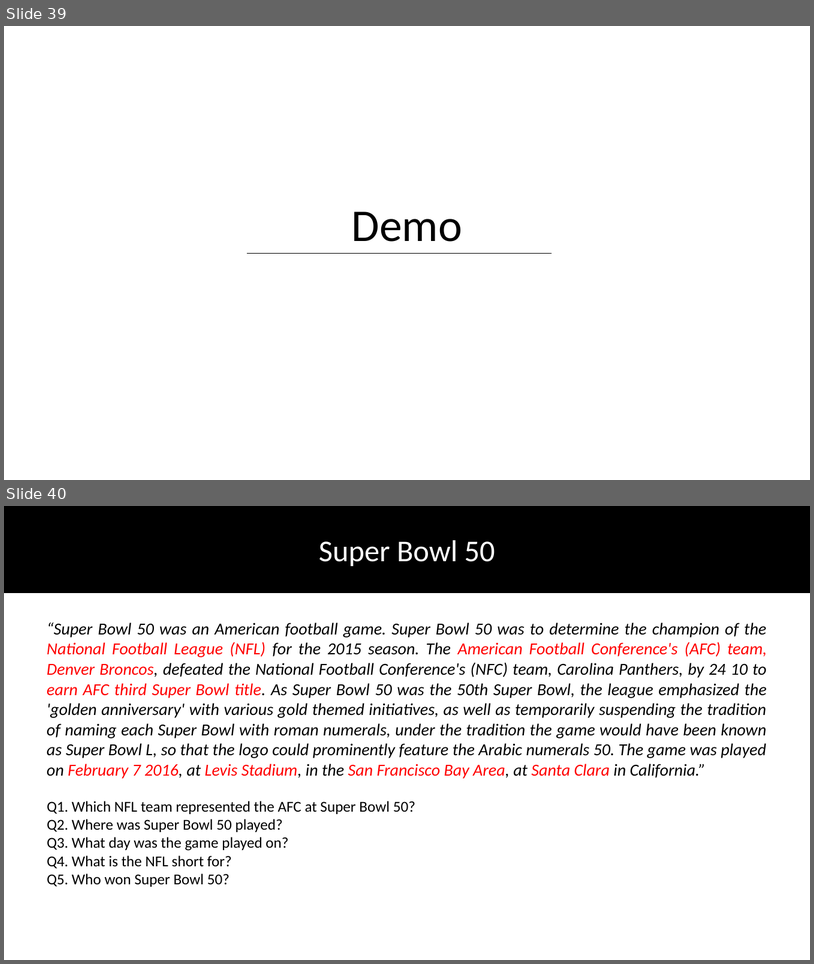
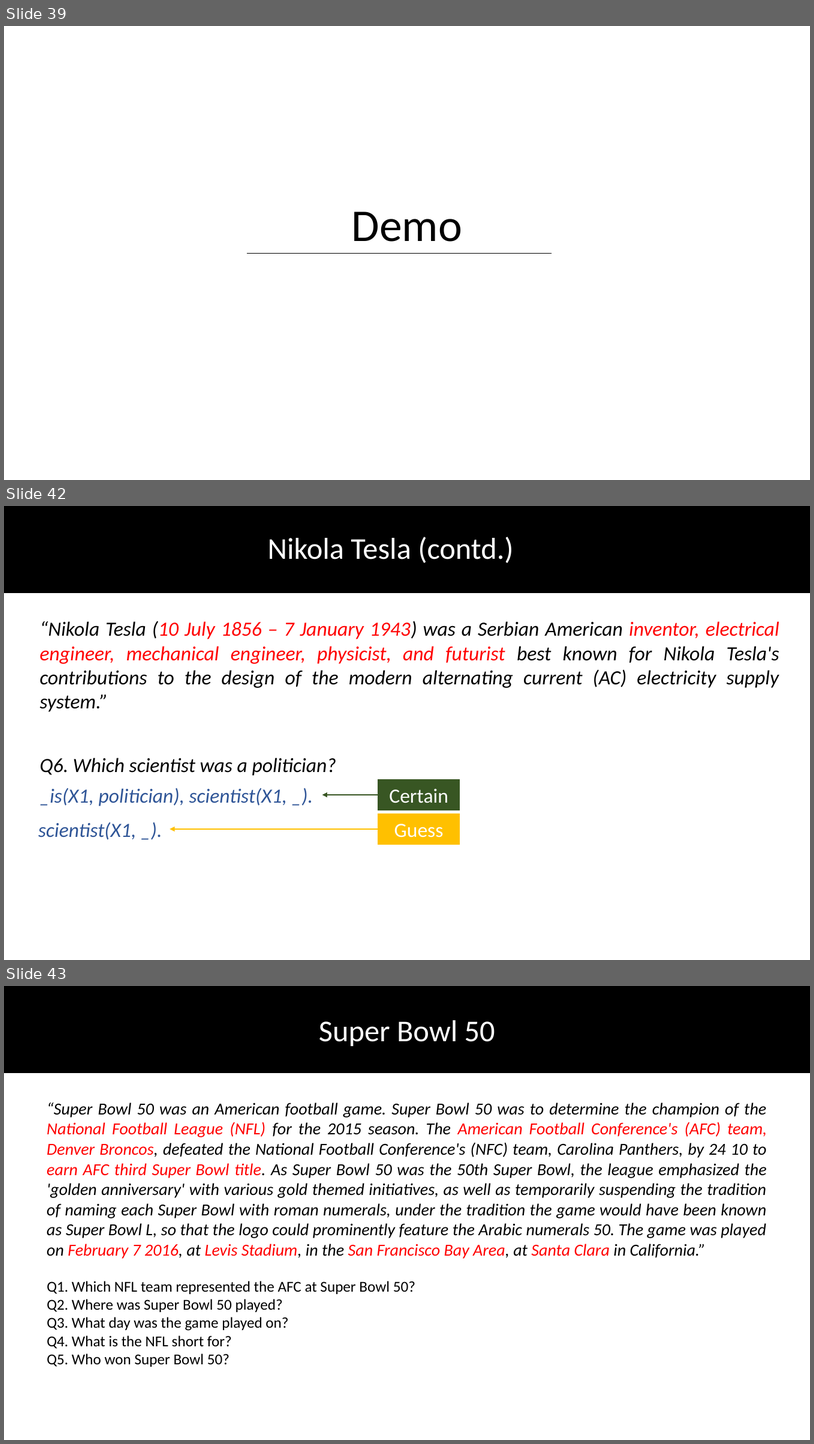
Before and after one commit to DhruvaPendharkar/thesis-project, a slide deck: Notes/ThesisPresentation.pptx. Shown one above the other, each under a label of ours: slides 39 and 40 before the commit, slides 39, 42 and 43 after it; the slides between them are not shown. The pictures are 814x964 and 814x1444 pixels, drawn with LibreOffice and Linux fonts; fonts in the diff are those of the drawing. Boxes give left, top, right and bottom in pixels: in the first picture for what was removed or moved away, otherwise in the second. Text is boxed around its words. In the diff, an @@ line names an element or a change of style, - is before the commit and + after.

```diff
--- a/Notes/ThesisPresentation.pptx
+++ b/Notes/ThesisPresentation.pptx
@@ slide 42 added at (x1=4, y1=506, x2=810, y2=960), background #FFFFFF @@
@@ rectangle added at (x1=4, y1=506, x2=810, y2=592), fill #000000, outline #000000 1 pt @@
@@ text added at (x1=268, y1=537, x2=513, y2=563), 36 pt, text #FFFFFF @@
+Nikola Tesla (contd.)
@@ text added at (x1=40, y1=621, x2=780, y2=712), 24 pt, text #000000, italic @@
+“Nikola Tesla (10 July 1856 – 7 January 1943) was a Serbian American inventor, electrical engineer, mechanical engineer, physicist, and futurist best known for Nikola Tesla's contributions to the design of the modern alternating current (AC) electricity supply system.”
@@ text added at (x1=40, y1=757, x2=336, y2=775), 24 pt, text #000000, italic @@
+Q6. Which scientist was a politician?
@@ text added at (x1=40, y1=787, x2=287, y2=806), 24 pt, text #2F5597, italic @@
+_is(X1, politician), scientist(X1, _).
@@ rectangle added at (x1=378, y1=780, x2=460, y2=810), fill #385723, outline #385723 0.75 pt, 24 pt, text #FFFFFF @@
+Certain
@@ arrow added from (378, 795) to (322, 795), #385723 1.5 pt @@
@@ text added at (x1=38, y1=822, x2=136, y2=840), 24 pt, text #2F5597, italic @@
+scientist(X1, _).
@@ arrow added from (378, 829) to (170, 829), #FFC000 1.5 pt @@
@@ rectangle added at (x1=378, y1=813, x2=460, y2=844), fill #FFC000, outline #FFC000 0.75 pt, 24 pt, text #FFFFFF @@
+Guess
@@ what was slide 40 is now slide 43 @@
```
Also in this commit, not shown: 2 other slides added, 2 other files.
